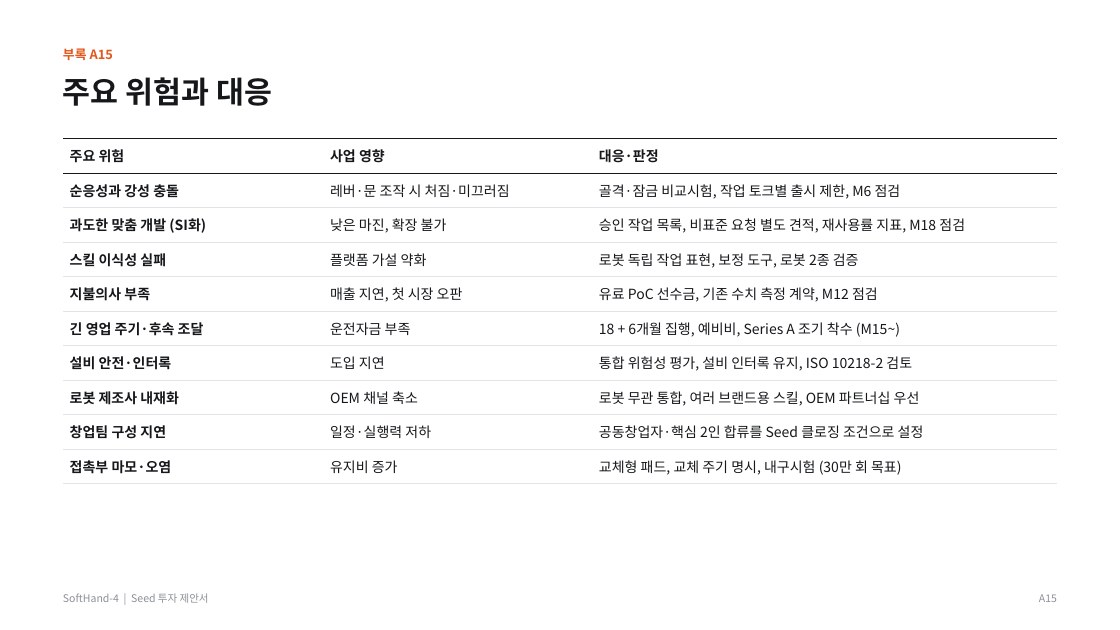
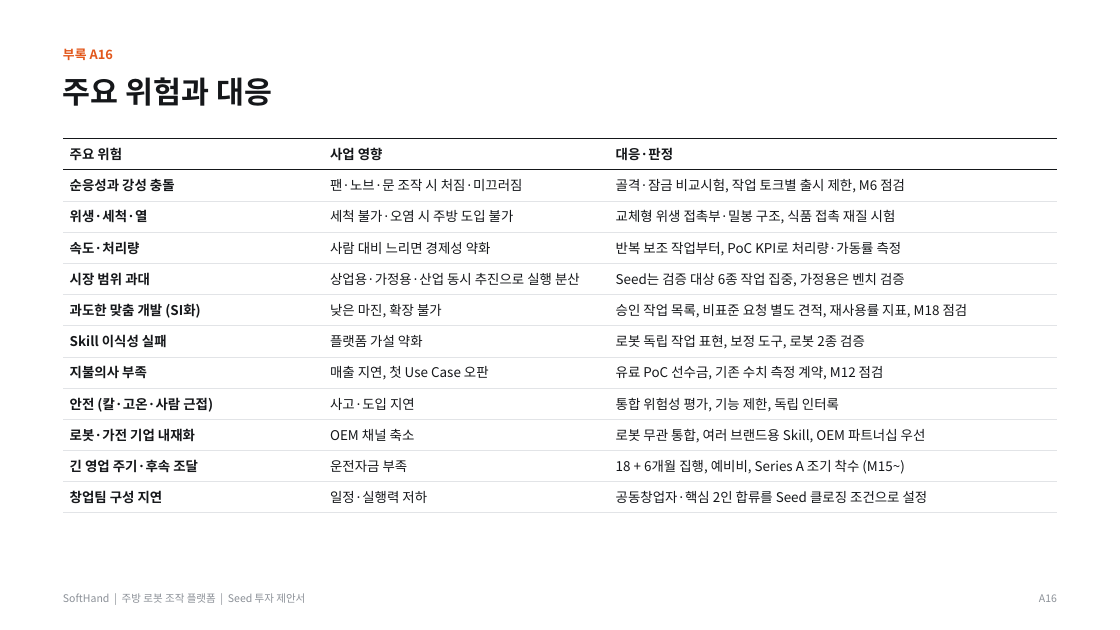
Before and after one commit to kimdonghyun2789-hash/D, a slide deck: slide 31 of SoftHand_Founding_Seed_IR_Deck_Final.pptx (slide 32 before the commit). Drawn at 1120x630 pixels with LibreOffice and Linux fonts; fonts in the diff are those of the drawing. Boxes give left, top, right and bottom in pixels: in the first picture for what was removed or moved away, otherwise in the second. Text is boxed around its words. In the diff, an @@ line names an element or a change of style, - is before the commit and + after.

```diff
--- a/SoftHand_Founding_Seed_IR_Deck_Final.pptx
+++ b/SoftHand_Founding_Seed_IR_Deck_Final.pptx
@@ table at (x1=63, y1=139, x2=1057, y2=513) @@
-row 2: 순응성과 강성 충돌 | 레버·문 조작 시 처짐·미끄러짐 | 골격·잠금 비교시험, 작업 토크별 출시 제한, M6 점검
+row 2: 순응성과 강성 충돌 | 팬·노브·문 조작 시 처짐·미끄러짐 | 골격·잠금 비교시험, 작업 토크별 출시 제한, M6 점검
+row 3: 위생·세척·열 | 세척 불가·오염 시 주방 도입 불가 | 교체형 위생 접촉부·밀봉 구조, 식품 접촉 재질 시험
+row 4: 속도·처리량 | 사람 대비 느리면 경제성 약화 | 반복 보조 작업부터, PoC KPI로 처리량·가동률 측정
+row 5: 시장 범위 과대 | 상업용·가정용·산업 동시 추진으로 실행 분산 | Seed는 검증 대상 6종 작업 집중, 가정용은 벤치 검증
-row 4: 스킬 이식성 실패 | 플랫폼 가설 약화 | 로봇 독립 작업 표현, 보정 도구, 로봇 2종 검증
-row 5: 지불의사 부족 | 매출 지연, 첫 시장 오판 | 유료 PoC 선수금, 기존 수치 측정 계약, M12 점검
+row 7: Skill 이식성 실패 | 플랫폼 가설 약화 | 로봇 독립 작업 표현, 보정 도구, 로봇 2종 검증
+row 8: 지불의사 부족 | 매출 지연, 첫 Use Case 오판 | 유료 PoC 선수금, 기존 수치 측정 계약, M12 점검
+row 9: 안전 (칼·고온·사람 근접) | 사고·도입 지연 | 통합 위험성 평가, 기능 제한, 독립 인터록
+row 10: 로봇·가전 기업 내재화 | OEM 채널 축소 | 로봇 무관 통합, 여러 브랜드용 Skill, OEM 파트너십 우선
-row 7: 설비 안전·인터록 | 도입 지연 | 통합 위험성 평가, 설비 인터록 유지, ISO 10218-2 검토
-row 8: 로봇 제조사 내재화 | OEM 채널 축소 | 로봇 무관 통합, 여러 브랜드용 스킬, OEM 파트너십 우선
-row 10: 접촉부 마모·오염 | 유지비 증가 | 교체형 패드, 교체 주기 명시, 내구시험 (30만 회 목표)
@@ text at (x1=63, y1=593, x2=305, y2=603): text changed @@
-SoftHand-4 | Seed 투자 제안서
+SoftHand | 주방 로봇 조작 플랫폼 | Seed 투자 제안서
```
Also in this commit, not shown: 16 other slides changed, 15 slides added, 16 slides removed, 31 other files.
